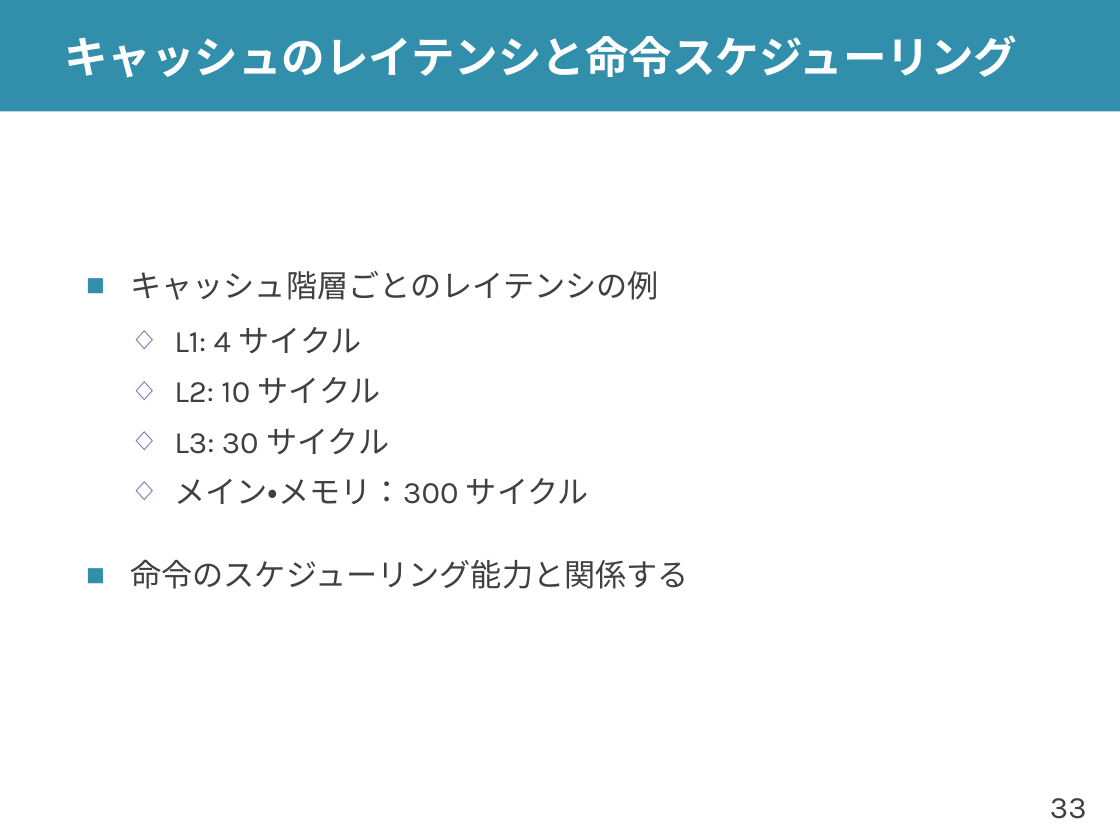
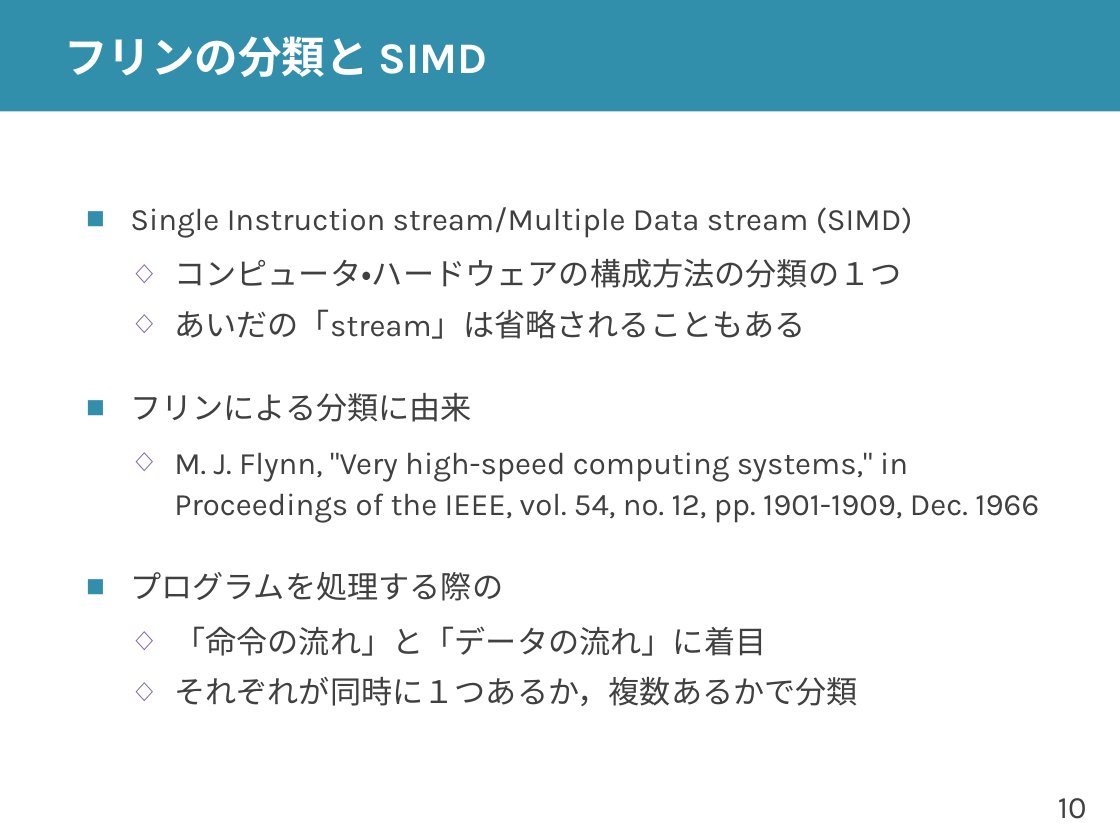
Before and after one commit to shioyadan/advanced-computer-organization, a slide deck: slide 10 of aco-shioya-12.pptx (slide 33 before the commit). Drawn at 1120x840 pixels with LibreOffice and Linux fonts; fonts in the diff are those of the drawing. Boxes give left, top, right and bottom in pixels: in the first picture for what was removed or moved away, otherwise in the second. Text is boxed around its words. In the diff, an @@ line names an element or a change of style, - is before the commit and + after.

```diff
--- a/aco-shioya-12.pptx
+++ b/aco-shioya-12.pptx
@@ title at (64,36,487,77): text changed @@
-キャッシュのレイテンシと命令スケジューリング
+フリンの分類と SIMD
@@ text at (130,207,1039,706): text changed @@
-■ キャッシュ階層ごとのレイテンシの例
-  ◇ L1: 4 サイクル
-  ◇ L2: 10 サイクル
-  ◇ L3: 30 サイクル
-  ◇ メイン・メモリ：300 サイクル
-■ 命令のスケジューリング能力と関係する
+■ Single Instruction stream/Multiple Data stream (SIMD)
+  ◇ コンピュータ・ハードウェアの構成方法の分類の１つ
+  ◇ あいだの「stream」は省略されることもある
+■ フリンによる分類に由来
+  ◇ M. J. Flynn, "Very high-speed computing systems," in Proceedings of the IEEE, vol. 54, no. 12, pp. 1901-1909, Dec. 1966
+■ プログラムを処理する際の
+  ◇ 「命令の流れ」と「データの流れ」に着目
+  ◇ それぞれが同時に１つあるか，複数あるかで分類
@@ page number at (1058,798,1087,819): text changed @@
-33
+10
```
Also in this commit, not shown: 26 other slides changed, 43 slides added, 74 slides removed, 8 other files.
